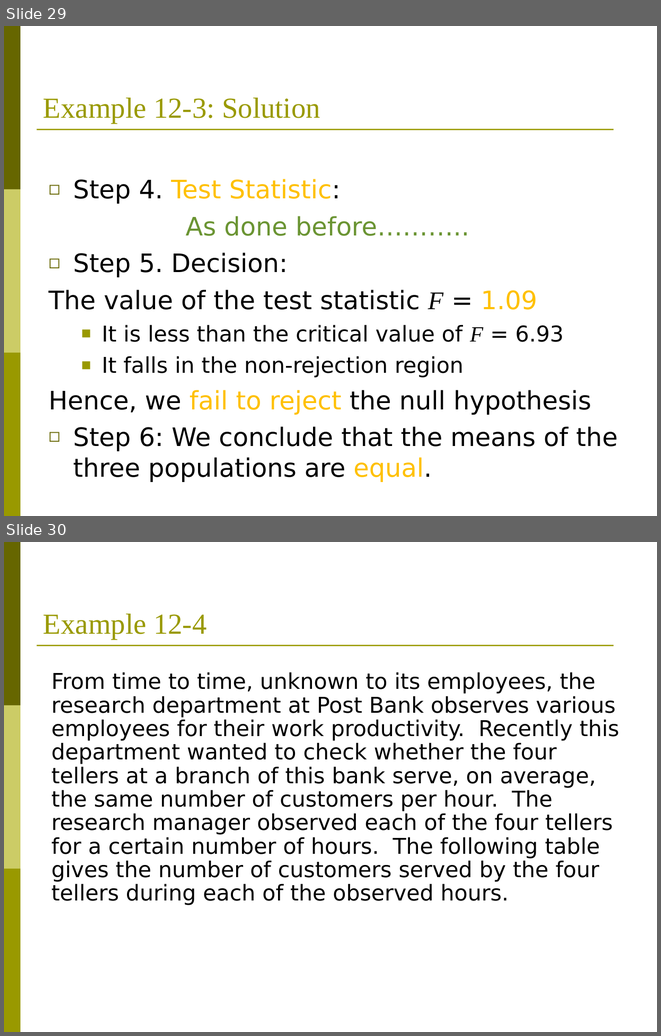
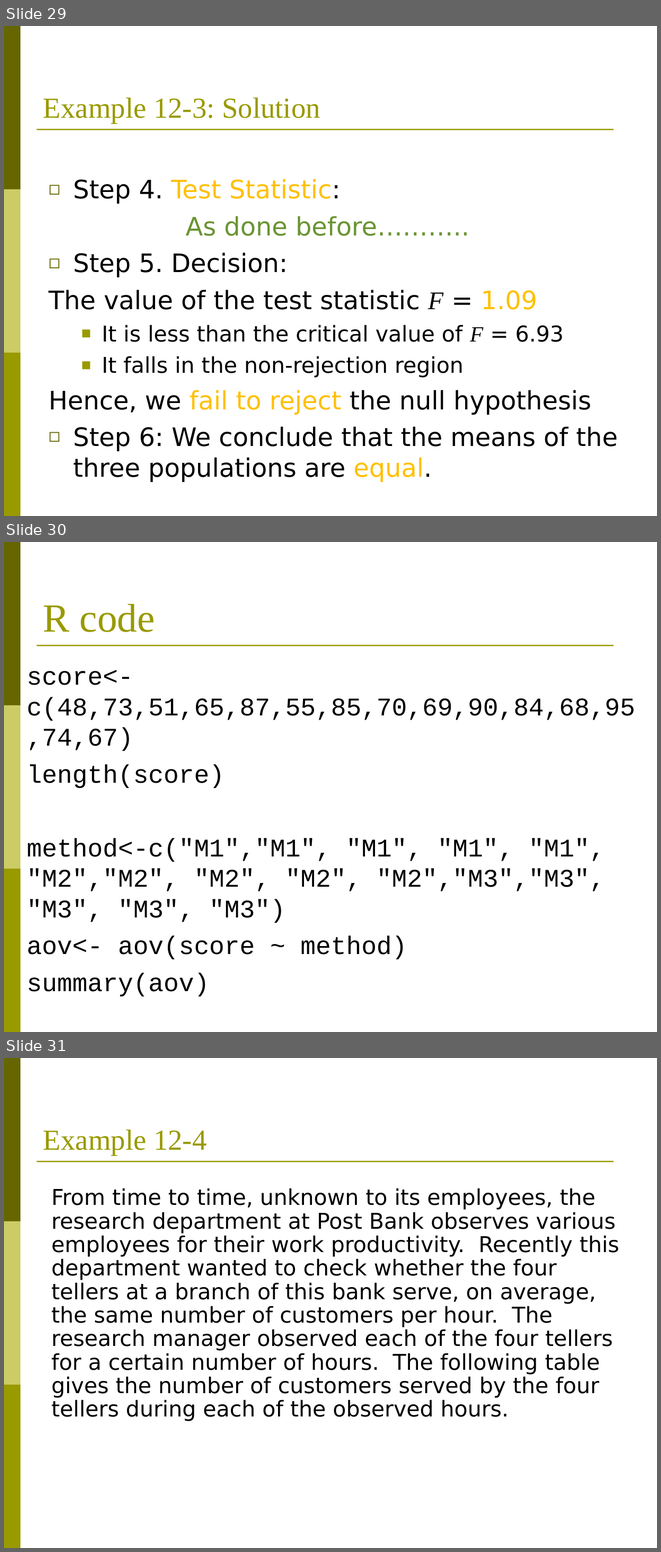
Before and after one commit to HossainPieas/EWU-MS-DSA, a slide deck: Semester 1/DSA503_Statistical Inference/Presentations/L11_ANOVA.ppt. Shown one above the other, each under a label of ours: slides 29 and 30 before the commit, slides 29, 30 and 31 after it. The pictures are 661x1036 and 661x1552 pixels, drawn with LibreOffice and Linux fonts; fonts in the diff are those of the drawing. Boxes give left, top, right and bottom in pixels: in the first picture for what was removed or moved away, otherwise in the second. Text is boxed around its words. In the diff, an @@ line names an element or a change of style, - is before the commit and + after.

```diff
--- a/Semester 1/DSA503_Statistical Inference/Presentations/L11_ANOVA.ppt
+++ b/Semester 1/DSA503_Statistical Inference/Presentations/L11_ANOVA.ppt
@@ slide 30 added at <box>4,542,657,1032</box>, background #FFFFFF; not listed: 4 template elements that a slide beside it also shows @@
@@ title added at <box>43,603,155,632</box>, 44 pt, text #999900 @@
+R code
@@ text added at <box>27,670,635,996</box>, 28 pt, text #000000 @@
+score<-c(48,73,51,65,87,55,85,70,69,90,84,68,95,74,67)
+length(score)
+method<-c("M1","M1", "M1", "M1", "M1", "M2","M2", "M2", "M2", "M2","M3","M3", "M3", "M3", "M3")
+aov<- aov(score ~ method)
+summary(aov)
@@ what was slide 30 is now slide 31 @@
```
Also in this commit, not shown: 1 slide changed, 1 other slide added, 2 other files.
